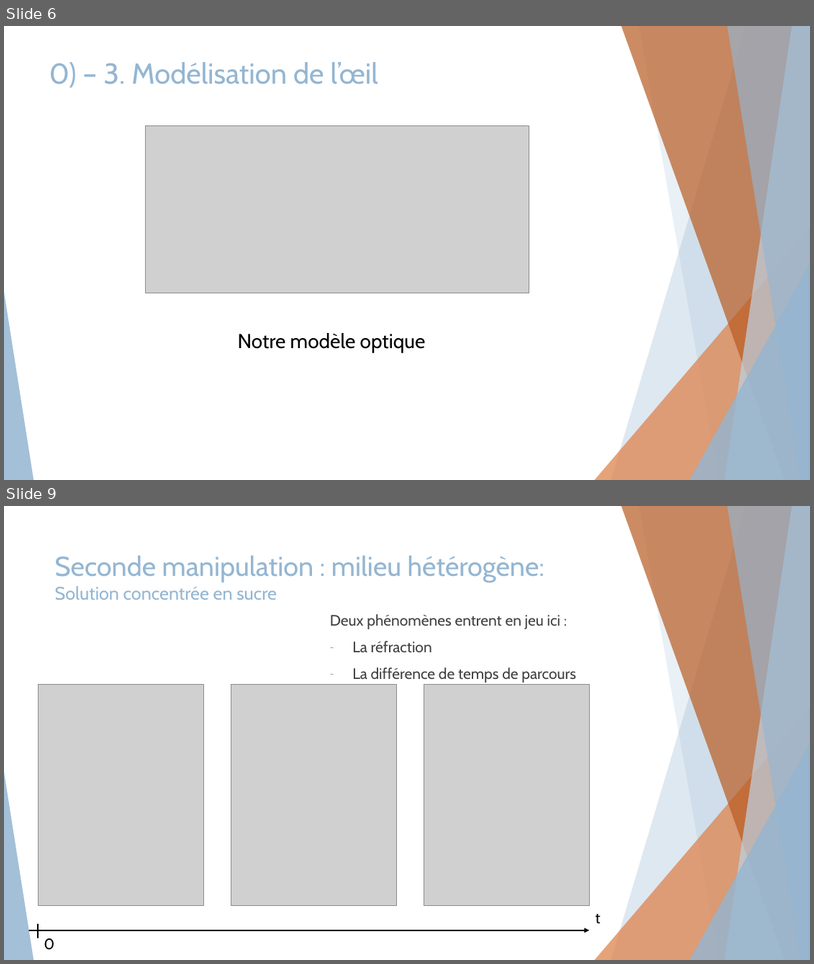
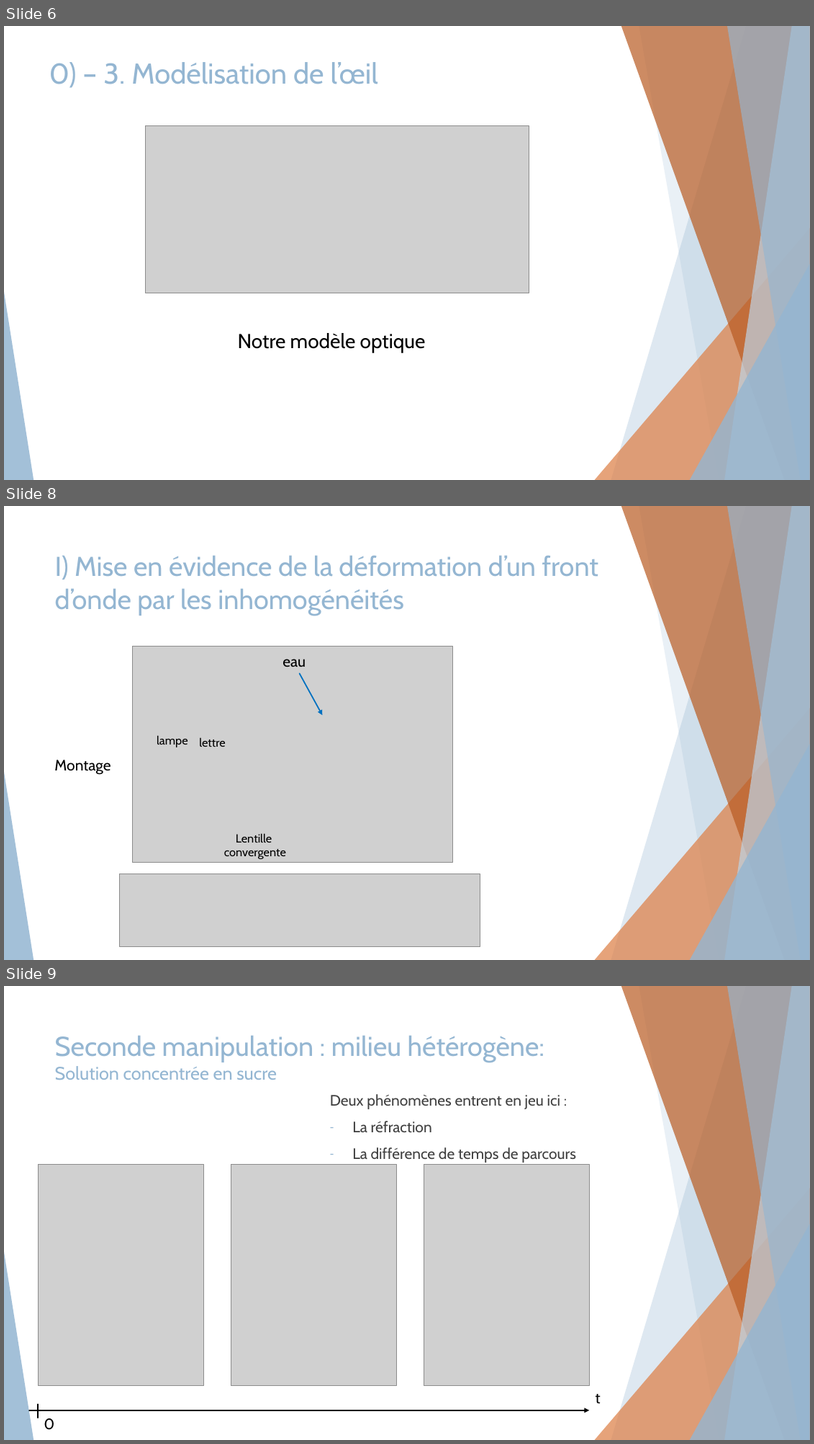
Before and after one commit to Lucas-brb/TIPE-2022, a slide deck: Présentation/Mesure des défauts de l'oeil v2.pptx. Shown one above the other, each under a label of ours: slides 6 and 9 before the commit, slides 6, 8 and 9 after it; the slides between them are not shown. The pictures are 814x964 and 814x1444 pixels, drawn with LibreOffice and Linux fonts; fonts in the diff are those of the drawing; grey boxes stand for pictures. Boxes give left, top, right and bottom in pixels: in the first picture for what was removed or moved away, otherwise in the second. Text is boxed around its words. In the diff, an @@ line names an element or a change of style, - is before the commit and + after.

```diff
--- a/Présentation/Mesure des défauts de l'oeil v2.pptx
+++ b/Présentation/Mesure des défauts de l'oeil v2.pptx
@@ slide 8 added at bbox=[4, 506, 810, 960], background #FFFFFF; not listed: 10 template elements that a slide beside it also shows @@
@@ title added at bbox=[55, 556, 599, 615], 32.4 pt, text #94B6D2 @@
+I) Mise en évidence de la déformation d’un front d’onde par les inhomogénéités
@@ picture added at bbox=[132, 646, 453, 862] @@
@@ text added at bbox=[283, 659, 306, 667], 18 pt, text #000000 @@
+eau
@@ arrow added from (300, 674) to (323, 716), #0070C0 1.5 pt @@
@@ text added at bbox=[157, 735, 188, 747], 14 pt, text #000000 @@
+lampe
@@ text added at bbox=[199, 738, 226, 746], 14 pt, text #000000 @@
+lettre
@@ text added at bbox=[54, 759, 111, 775], 18 pt, text #000000 @@
+Montage
@@ text added at bbox=[224, 833, 286, 859], 14 pt, text #000000 @@
+Lentille
+convergente
@@ picture added at bbox=[119, 873, 480, 947] @@
```
Also in this commit, not shown: 6 slides changed, 2 other slides added, 1 slide removed, 2 other files.
